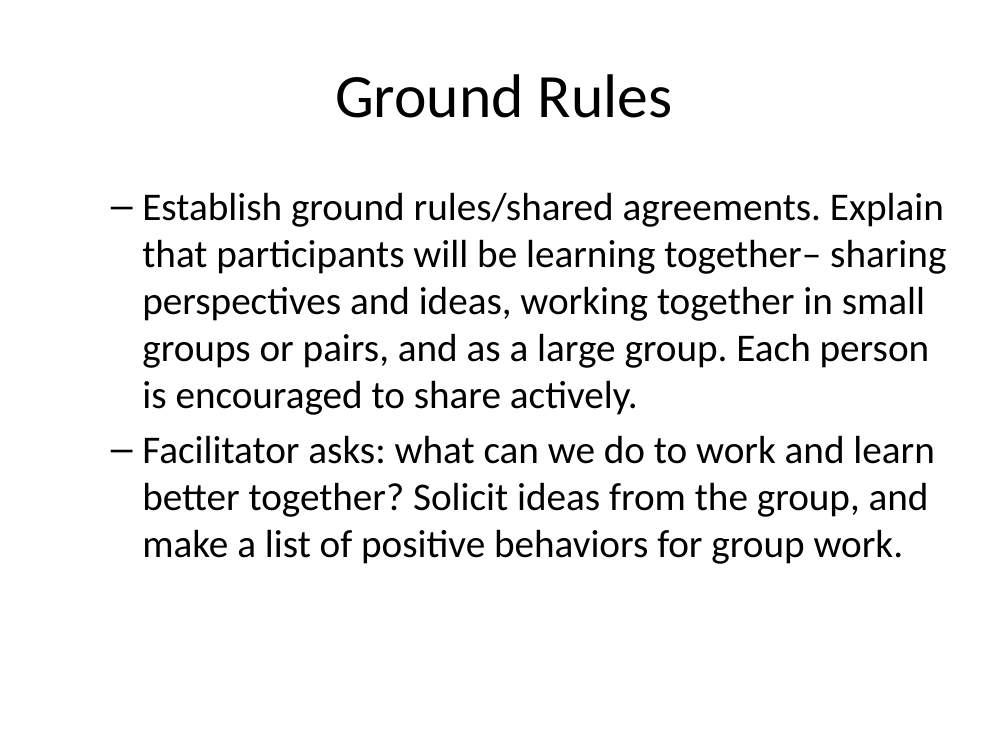
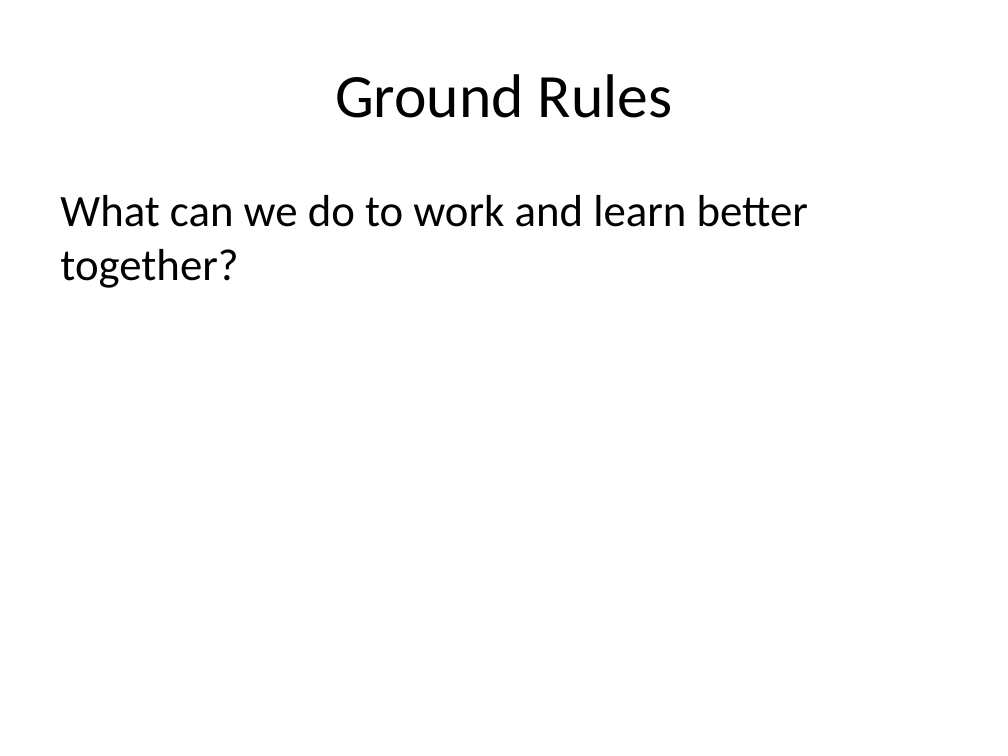
Before and after one commit to mr-eggleton/web-lit-core, a slide deck: slide 5 of powerpoints/01-web-and-you.pptx. Drawn at 1008x756 pixels with LibreOffice and Linux fonts; fonts in the diff are those of the drawing. Boxes give left, top, right and bottom in pixels: in the first picture for what was removed or moved away, otherwise in the second. Text is boxed around its words. In the diff, an @@ line names an element or a change of style, - is before the commit and + after.

```diff
--- a/powerpoints/01-web-and-you.pptx
+++ b/powerpoints/01-web-and-you.pptx
@@ text at <box>60,195,809,288</box>: text changed; size 28 to 32 pt @@
-  – Establish ground rules/shared agreements. Explain that participants will be learning together– sharing perspectives and ideas, working together in small groups or pairs, and as a large group. Each person is encouraged to share actively.
-  – Facilitator asks: what can we do to work and learn better together? Solicit ideas from the group, and make a list of positive behaviors for group work.
+What can we do to work and learn better together?
```
Also in this commit, not shown: 2 slides added, 17 other files.
